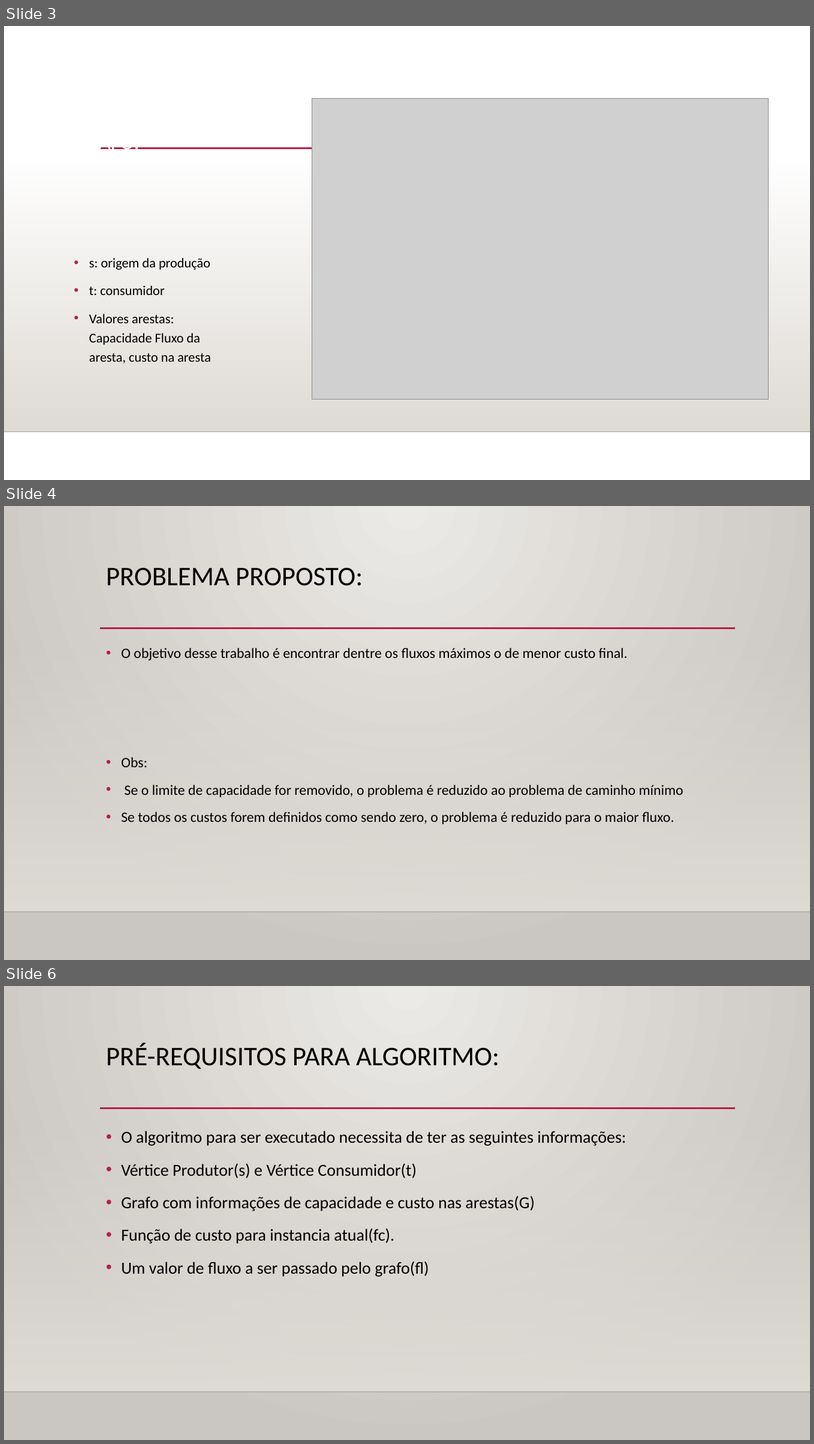
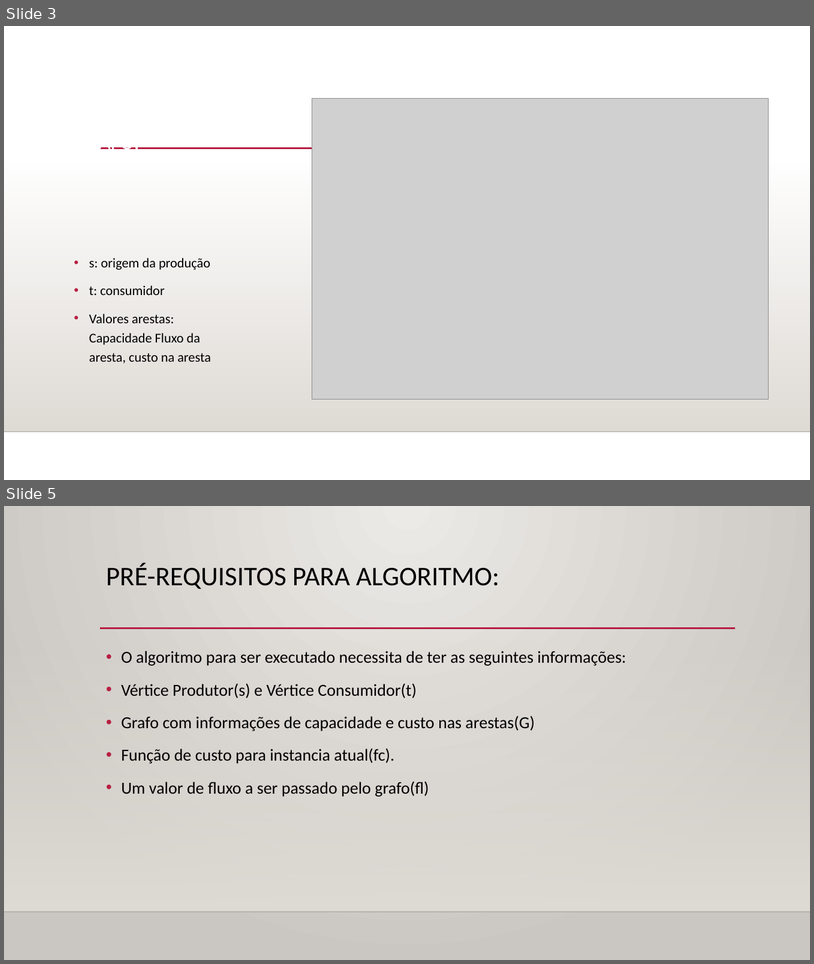
Before and after one commit to vitorhugoclz/EclipseProject, a slide deck: FluxoCustoMinimo/slides e texto/Apresentacao.pptx. Shown one above the other, each under a label of ours: slides 3, 4 and 6 before the commit, slides 3 and 5 after it; the slides between them are not shown. The pictures are 814x1444 and 814x964 pixels, drawn with LibreOffice and Linux fonts; fonts in the diff are those of the drawing; grey boxes stand for pictures; background and template pictures are left out. Boxes give left, top, right and bottom in pixels: in the first picture for what was removed or moved away, otherwise in the second. Text is boxed around its words. In the diff, an @@ line names an element or a change of style, - is before the commit and + after.

```diff
--- a/FluxoCustoMinimo/slides e texto/Apresentacao.pptx
+++ b/FluxoCustoMinimo/slides e texto/Apresentacao.pptx
@@ slide 4 removed at [4,506,810,960], background gradient #ECEAE7 to #CAC7C1; not listed: 3 template elements that a slide beside it also shows @@
@@ title removed at [106,568,363,586] @@
-PROBLEMA PROPOSTO:
@@ text removed at [121,648,684,824] @@
-• O objetivo desse trabalho é encontrar dentre os fluxos máximos o de menor custo final.
-• Obs:
-• Se o limite de capacidade for removido, o problema é reduzido ao problema de caminho mínimo
-• Se todos os custos forem definidos como sendo zero, o problema é reduzido para o maior fluxo.
@@ what was slide 6 is now slide 5 @@
```
Also in this commit, not shown: 4 slides changed, 6 other files.
